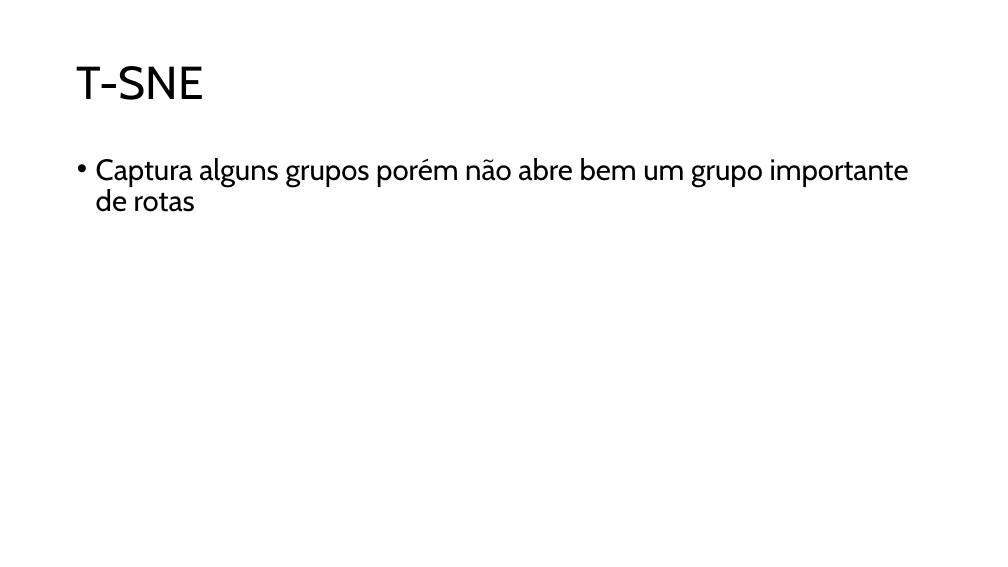
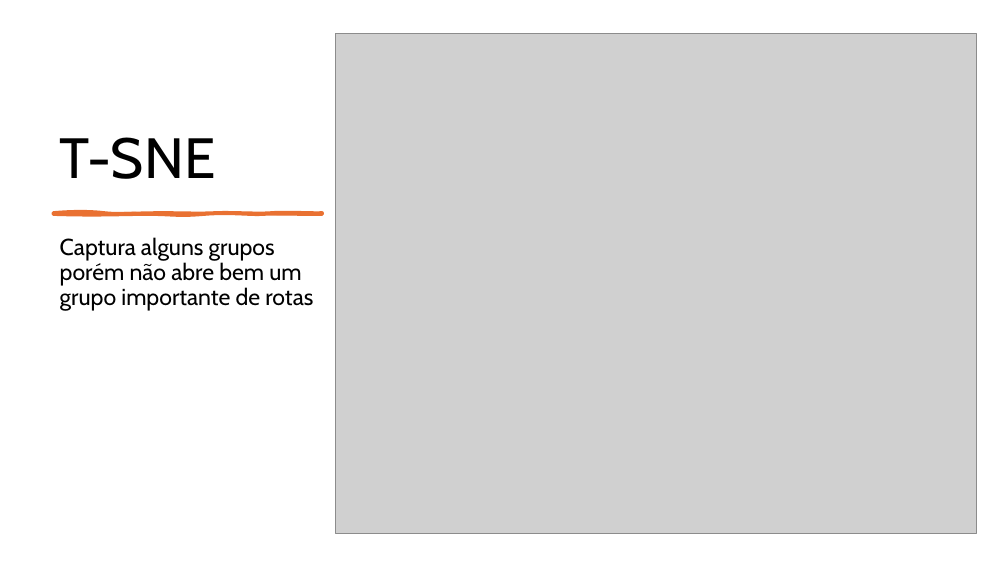
Before and after one commit to gilcesarf/imd3003-202502-projeto, a slide deck: slide 7 of CamelRouteEmbeddingAnalysis-Apresentacao.pptx. Drawn at 1008x567 pixels with LibreOffice and Linux fonts; fonts in the diff are those of the drawing; grey boxes stand for pictures. Boxes give left, top, right and bottom in pixels: in the first picture for what was removed or moved away, otherwise in the second. Text is boxed around its words. In the diff, an @@ line names an element or a change of style, - is before the commit and + after.

```diff
--- a/CamelRouteEmbeddingAnalysis-Apresentacao.pptx
+++ b/CamelRouteEmbeddingAnalysis-Apresentacao.pptx
@@ title "T-SNE" moved from (x1=77, y1=66, x2=204, y2=100) to (x1=60, y1=137, x2=216, y2=179) @@
@@ title "T-SNE" at (x1=60, y1=137, x2=216, y2=179): size 44 to 54 pt; vertical alignment middle to bottom @@
@@ picture added at (x1=336, y1=33, x2=976, y2=533) @@
@@ text "Captura alguns grupos porém não ..." moved from (x1=96, y1=158, x2=909, y2=212) to (x1=60, y1=237, x2=313, y2=311) @@
@@ text "Captura alguns grupos porém não ..." at (x1=60, y1=237, x2=313, y2=311): size 28 to 22 pt; bullet • to none @@
@@ freeform shape added at (x1=53, y1=212, x2=322, y2=214), fill #E97132, outline #E97132 3 pt @@
```
Also in this commit, not shown: 4 other slides changed, 6 slides added, 1 slide removed, 1 other file.
